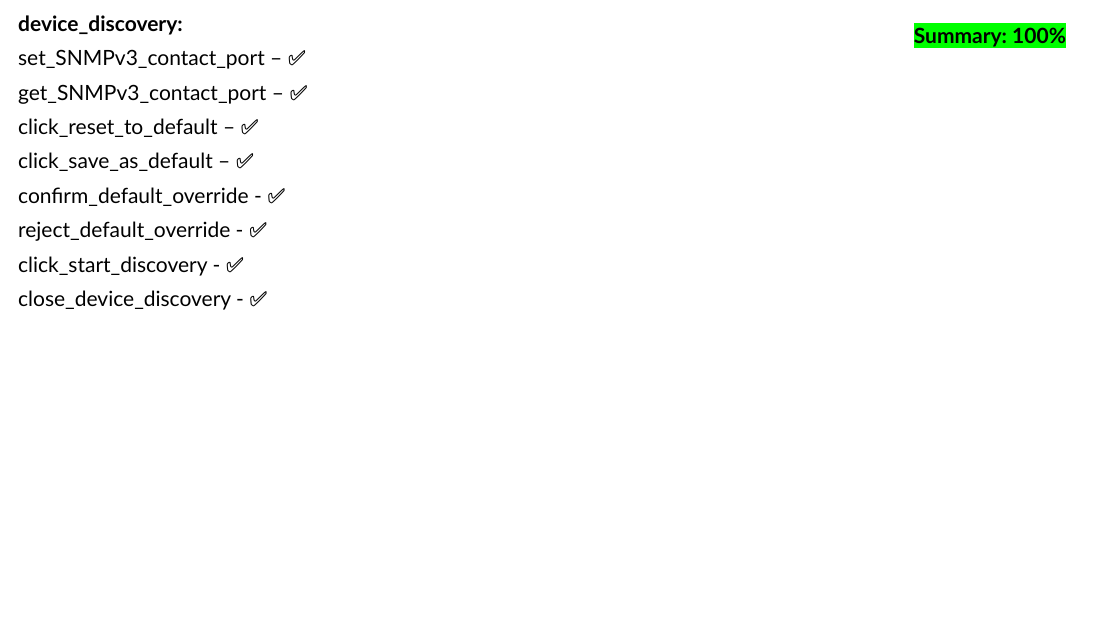
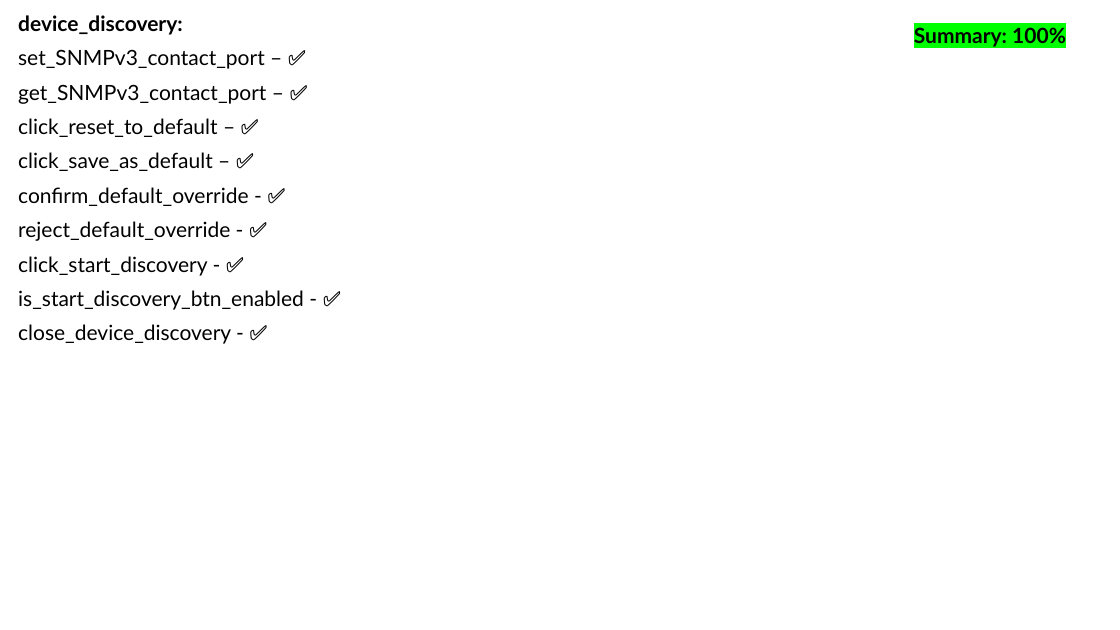
Before and after one commit to Yuval10Dahan/LightWatch_WEB, a slide deck: slide 19 of Docs/Progress_Check_Box.pptx. Drawn at 1120x630 pixels with LibreOffice and Linux fonts; fonts in the diff are those of the drawing. Boxes give left, top, right and bottom in pixels: in the first picture for what was removed or moved away, otherwise in the second. Text is boxed around its words. In the diff, an @@ line names an element or a change of style, - is before the commit and + after.

```diff
--- a/Docs/Progress_Check_Box.pptx
+++ b/Docs/Progress_Check_Box.pptx
@@ subtitle at <box>18,290,304,310</box>: paragraph added @@
+is_start_discovery_btn_enabled - ✅
```
Also in this commit, not shown: 3 other slides changed, 20 other files.
